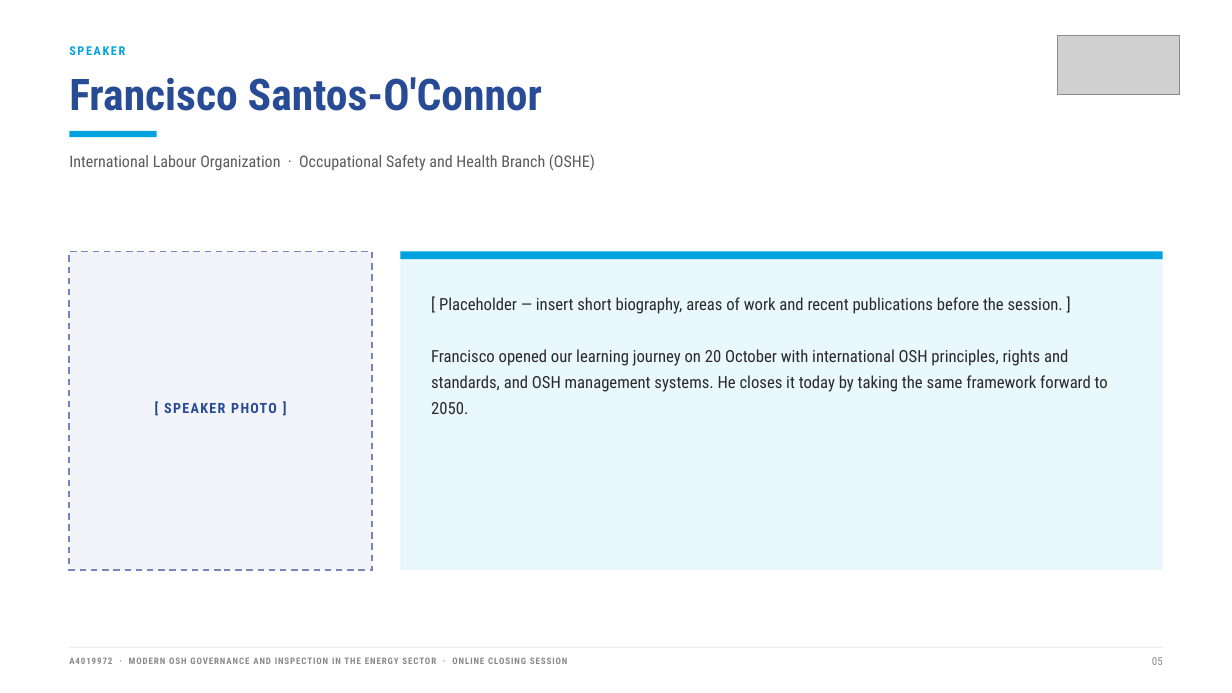
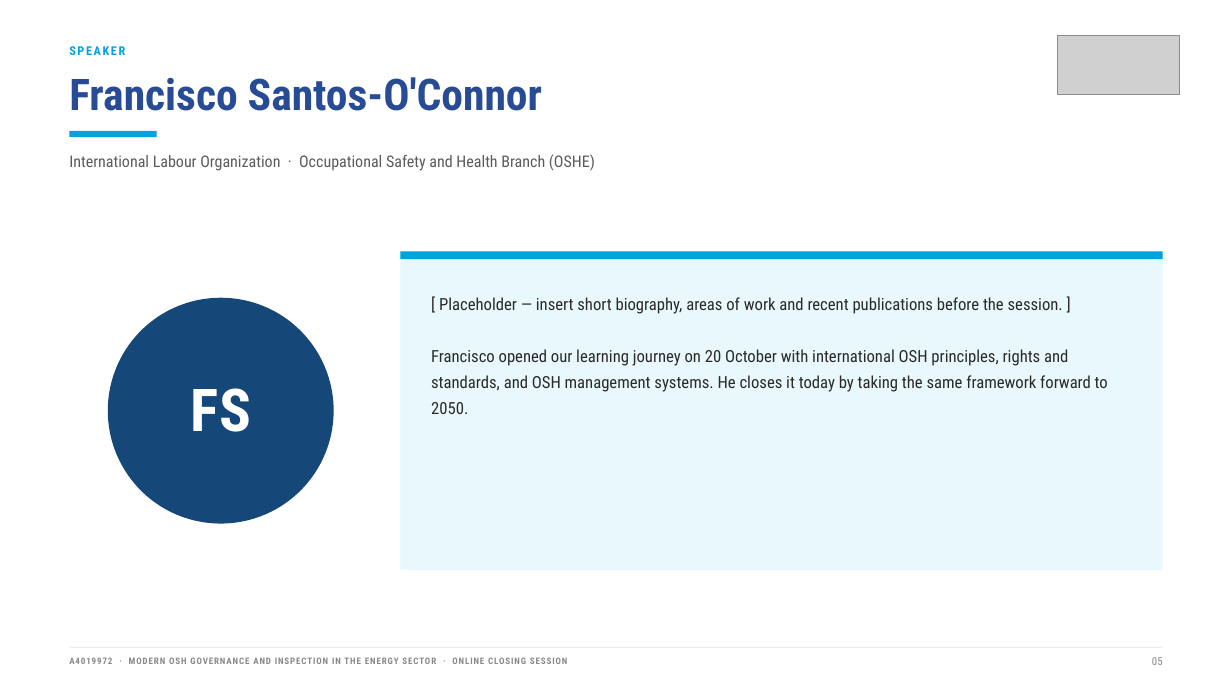
Before and after one commit to olena-vazhynska/Modern-Energy-Sector_Ukraine, a slide deck: slide 5 of assets/decks/A4019972_Closing_Webinar_4Nov2026_EN.pptx. Drawn at 1232x693 pixels with LibreOffice and Linux fonts; fonts in the diff are those of the drawing; grey boxes stand for pictures. Boxes give left, top, right and bottom in pixels: in the first picture for what was removed or moved away, otherwise in the second. Text is boxed around its words. In the diff, an @@ line names an element or a change of style, - is before the commit and + after.

```diff
--- a/assets/decks/A4019972_Closing_Webinar_4Nov2026_EN.pptx
+++ b/assets/decks/A4019972_Closing_Webinar_4Nov2026_EN.pptx
@@ ellipse: place and size @@
-ellipse at (69, 251, 372, 569)
+ellipse at (108, 298, 334, 523)
@@ ellipse at (108, 298, 334, 523): rectangle to ellipse; fill #F2F4FA to #164779; outline #7885BC 1.25 pt dashed to none @@
@@ text at (190, 388, 251, 432): text changed; size 11 to 46 pt; text colour #284B96 to #FFFFFF @@
-[ SPEAKER PHOTO ]
+FS
```
Also in this commit, not shown: 7 other slides changed, 2 slides added, 5 other files.
